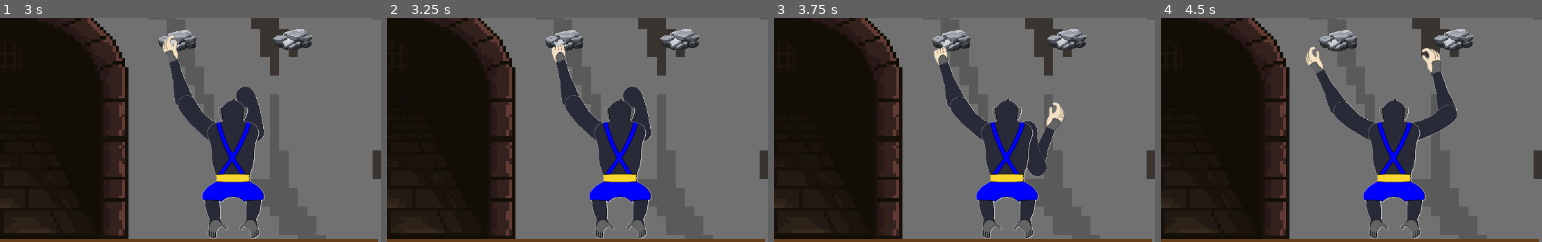
Above: before the commit, frames 1-4 (left to right).
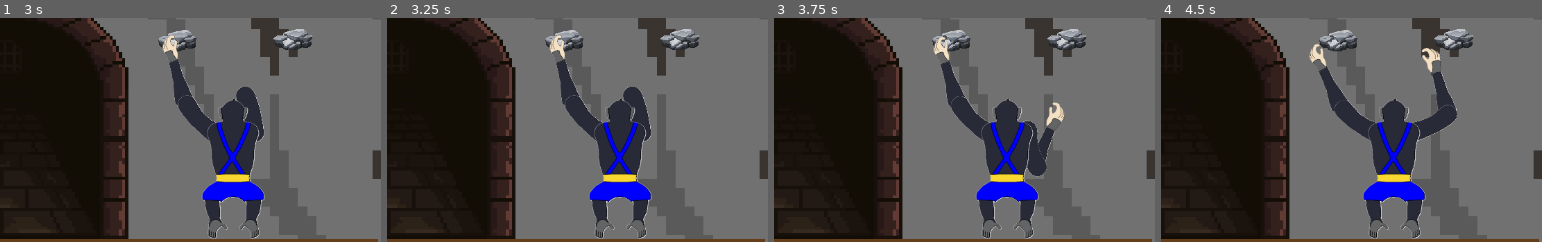
Above: after the commit, the same moments.

Repository: Igg2000/Juego_Escalada
Game: Godot game, scene res://scenes/mapa1.tscn
Same seed, same stepped clock (60 frames per second), same inputs: the game is played once before the commit and once after it.
Inputs:
- Up to frame 1 (3 s): tap Enter at 0.5 s; hold I 0.53-1.28 s; hold W 0.53-2.03 s; tap K at 0.8, 1.35 s; tap J at 1.55 s; hold J 2.03-2.78 s; hold A from 2.03 s (still down); tap L at 2.3, 2.85 s
- Up to frame 2 (3.25 s): keep holding A; tap Shift at 3.05 s
- Up to frame 3 (3.75 s): release A at 3.53 s; hold S from 3.53 s (still down); hold I from 3.53 s (still down); tap Shift at 3.6 s
- Up to frame 4 (4.5 s): release S at 4.28 s; release I at 4.28 s; hold D from 4.28 s (still down); tap I at 4.35 s
The pictures show only the part of the screen within x 17-67%, y 22-72%; the shares and areas given below are measured in that part.

Frame 1 is identical in both runs. In frame 2, 0.3% of the frame differs, in the area x 42-48%, y 7-21%; in frame 3, 0.5%; in frame 4, 0.8%, in the area x 38-57%, y 11-54%.

Commit message:
v0.0.25
He conseguido que el mono se agarre a la roca cuando pulsas el shift dentro del area2d y mientras que pulsas el shift, no puedas mover la mano hacia los lados

Diff:
--- a/scenes/jugador.tscn
+++ b/scenes/jugador.tscn
@@ -101,9 +101,9 @@
 [node name="base" type="Node2D" parent="."]
 
 [node name="AntebrazoDc" type="Sprite2D" parent="base" groups=["AntebrazoDc"]]
-position = Vector2(73.0614, -52.5255)
-rotation = 0.040272
-scale = Vector2(0.349744, 0.349744)
+position = Vector2(73.0534, -52.5271)
+rotation = 0.0405931
+scale = Vector2(0.349743, 0.349743)
 texture = ExtResource("1_lu4vh")
 
 [node name="Area2D" type="Area2D" parent="base/AntebrazoDc" groups=["AntebrazoDc"]]
@@ -115,9 +115,9 @@
 shape = SubResource("CapsuleShape2D_ep8sc")
 
 [node name="AntebrazoIc" type="Sprite2D" parent="base" groups=["AntebrazoIc"]]
-position = Vector2(-70.1379, -57.5364)
-rotation = 0.00929379
-scale = Vector2(0.350066, 0.350066)
+position = Vector2(-70.1435, -57.5357)
+rotation = 0.00957511
+scale = Vector2(0.350074, 0.350074)
 texture = ExtResource("2_g37r3")
 
 [node name="Area2D" type="Area2D" parent="base/AntebrazoIc" groups=["AntebrazoIc"]]
@@ -129,14 +129,14 @@
 shape = SubResource("CapsuleShape2D_o418e")
 
 [node name="BrazoD" type="Sprite2D" parent="base"]
-position = Vector2(44.2351, -14.7113)
-rotation = 1.49703
+position = Vector2(44.2124, -14.7198)
+rotation = 1.4972
 scale = Vector2(0.349945, 0.349945)
 texture = ExtResource("3_5343f")
 
 [node name="BrazoI" type="Sprite2D" parent="base"]
-position = Vector2(-40.8326, -18.1967)
-rotation = -1.50377
+position = Vector2(-40.8556, -18.2033)
+rotation = -1.50396
 scale = Vector2(0.349953, 0.349953)
 texture = ExtResource("4_l3mph")
 
--- a/scripts/mano_derecha_ik.gd
+++ b/scripts/mano_derecha_ik.gd
@@ -7,31 +7,38 @@
 
 var initial_position: Vector2
 var initial_rotation: float
+@export var can_move: bool = true
 
 func _ready():
 	initial_position = position
 	initial_rotation = rotation
 
 func _process(delta):
-	var direction = Vector2.ZERO
+	if !can_move:
+		return
+	else:
+		var direction = Vector2.ZERO
 
-	# Controles con WASD
-	if Input.is_key_pressed(KEY_I):
-		direction.y -= 1
-	elif Input.is_key_pressed(KEY_K):
-		direction.y += 1
+		# Controles con WASD
+		if Input.is_key_pressed(KEY_I):
+			direction.y -= 1
+		elif Input.is_key_pressed(KEY_K):
+			direction.y += 1
 
-	if Input.is_key_pressed(KEY_J):
-		direction.x -= 1
-	elif Input.is_key_pressed(KEY_L):
-		direction.x += 1
+		if Input.is_key_pressed(KEY_J):
+			direction.x -= 1
+		elif Input.is_key_pressed(KEY_L):
+			direction.x += 1
 
-	# Movimiento restringido con límite en X
-	var new_position = position + direction.normalized() * speed * delta
-	new_position.x = clamp(new_position.x, initial_position.x - x_limit, initial_position.x + x_limit)
-	position = new_position
+		# Movimiento restringido con límite en X
+		var new_position = position + direction.normalized() * speed * delta
+		new_position.x = clamp(new_position.x, initial_position.x - x_limit, initial_position.x + x_limit)
+		position = new_position
 
-	# Regreso progresivo cuando no hay input
-	if direction == Vector2.ZERO:
-		position = position.lerp(initial_position + Vector2(0, hang_distance), return_speed * delta)
-		rotation = lerp_angle(rotation, deg_to_rad(90), return_speed * delta)
+		# Regreso progresivo cuando no hay input
+		if direction == Vector2.ZERO:
+			position = position.lerp(initial_position + Vector2(0, hang_distance), return_speed * delta)
+			rotation = lerp_angle(rotation, deg_to_rad(90), return_speed * delta)
+
+func set_can_move(mover):
+	can_move = mover
--- a/scripts/mano_izquierda_ik.gd
+++ b/scripts/mano_izquierda_ik.gd
@@ -7,31 +7,38 @@
 
 var initial_position: Vector2
 var initial_rotation: float
+@export var can_move: bool = true
 
 func _ready():
 	initial_position = position
 	initial_rotation = rotation
 
 func _process(delta):
-	var direction = Vector2.ZERO
+	if !can_move:
+		return
+	else:
+		var direction = Vector2.ZERO
 
-	# Controles con WASD
-	if Input.is_key_pressed(KEY_W):
-		direction.y -= 1
-	elif Input.is_key_pressed(KEY_S):
-		direction.y += 1
+		# Controles con WASD
+		if Input.is_key_pressed(KEY_W):
+			direction.y -= 1
+		elif Input.is_key_pressed(KEY_S):
+			direction.y += 1
 
-	if Input.is_key_pressed(KEY_A):
-		direction.x -= 1
-	elif Input.is_key_pressed(KEY_D):
-		direction.x += 1
+		if Input.is_key_pressed(KEY_A):
+			direction.x -= 1
+		elif Input.is_key_pressed(KEY_D):
+			direction.x += 1
 
-	# Movimiento restringido con límite en X
-	var new_position = position + direction.normalized() * speed * delta
-	new_position.x = clamp(new_position.x, initial_position.x - x_limit, initial_position.x + x_limit)
-	position = new_position
+		# Movimiento restringido con límite en X
+		var new_position = position + direction.normalized() * speed * delta
+		new_position.x = clamp(new_position.x, initial_position.x - x_limit, initial_position.x + x_limit)
+		position = new_position
 
-	# Regreso progresivo cuando no hay input
-	if direction == Vector2.ZERO:
-		position = position.lerp(initial_position + Vector2(0, hang_distance), return_speed * delta)
-		rotation = lerp_angle(rotation, deg_to_rad(90), return_speed * delta)
+		# Regreso progresivo cuando no hay input
+		if direction == Vector2.ZERO:
+			position = position.lerp(initial_position + Vector2(0, hang_distance), return_speed * delta)
+			rotation = lerp_angle(rotation, deg_to_rad(90), return_speed * delta)
+
+func set_can_move(mover):
+	can_move = mover
--- a/scripts/rock.gd
+++ b/scripts/rock.gd
@@ -16,42 +16,61 @@
 		printerr("Error: No se encontró Area2D en la roca")
 
 func _on_area_entered(area):
-	#Verificamos si el área pertenece a los brazos
 	if area.is_in_group("AntebrazoIc") || area.is_in_group("AntebrazoDc"):
-		#Obtenemos la jerarquía completa: Area2D -> Antebrazo -> base -> Jugador
 		if area.get_parent().is_in_group("AntebrazoIc"):
 			brazo_izquierdo = area.get_parent()
 		if area.get_parent().is_in_group("AntebrazoDc"):
 			brazo_derecho = area.get_parent()
-
 		puede_agarrarse = true
-		#print("Brazo detectado cerca de la roca")
 
 func _on_area_exited(area):
 	if area.is_in_group("AntebrazoIc") || area.is_in_group("AntebrazoDc"):
 		puede_agarrarse = false
 		resetear_texturas()
-		#print("Brazo se aleja de la roca")
 
 func _input(event):
 	if event is InputEventKey:
-		if event.pressed && event.keycode == KEY_SHIFT:
-			if puede_agarrarse:
+		if event.keycode == KEY_SHIFT:
+			if event.pressed && puede_agarrarse:
 				cambiar_textura_agarre(true)
+				bloquear_movimiento()  # Bloquear movimiento al presionar
 			else:
 				cambiar_textura_agarre(false)
+				desbloquear_movimiento()  # Desbloquear al soltar
 
 func cambiar_textura_agarre(agarrado: bool):
 	if agarrado:
-		if brazo_izquierdo: brazo_izquierdo.texture = textura_agarrado_BrazoIz
-		if brazo_derecho: brazo_derecho.texture = textura_agarrado_BrazoDr
-		print("¡Agarrándose a la roca!")
+		if brazo_izquierdo:
+			brazo_izquierdo.texture = textura_agarrado_BrazoIz
+		if brazo_derecho:
+			brazo_derecho.texture = textura_agarrado_BrazoDr
 	else:
 		resetear_texturas()
-		print("Soltando la roca")
 
 func resetear_texturas():
 	if brazo_izquierdo:
 		brazo_izquierdo.texture = textura_normal_BrazoIz
 	if brazo_derecho:
 		brazo_derecho.texture = textura_normal_BrazoDr
+
+func bloquear_movimiento():
+	if brazo_izquierdo:
+		# Subimos en la jerarquía para llegar a `base` y luego buscamos `manoIzquierdaIK`
+		var mano_izquierda = brazo_izquierdo.get_parent().get_parent().get_node_or_null("IK/manoIzquierdaIK")
+		if mano_izquierda and mano_izquierda.has_method("set_can_move"):
+			mano_izquierda.set_can_move(false)
+	if brazo_derecho:
+	# Subimos en la jerarquía para llegar a `base` y luego buscamos `manoDerechaIK`
+		var mano_derecha = brazo_derecho.get_parent().get_parent().get_node_or_null("IK/manoDerechaIK")
+		if mano_derecha and mano_derecha.has_method("set_can_move"):
+			mano_derecha.set_can_move(false)
+
+func desbloquear_movimiento():
+	if brazo_izquierdo:
+		var mano_izquierda = brazo_izquierdo.get_parent().get_parent().get_node_or_null("IK/manoIzquierdaIK")
+		if mano_izquierda and mano_izquierda.has_method("set_can_move"):
+			mano_izquierda.can_move = true
+	if brazo_derecho:
+		var mano_derecha = brazo_derecho.get_parent().get_parent().get_node_or_null("IK/manoDerechaIK")
+		if mano_derecha and mano_derecha.has_method("set_can_move"):
+			mano_derecha.can_move = true
